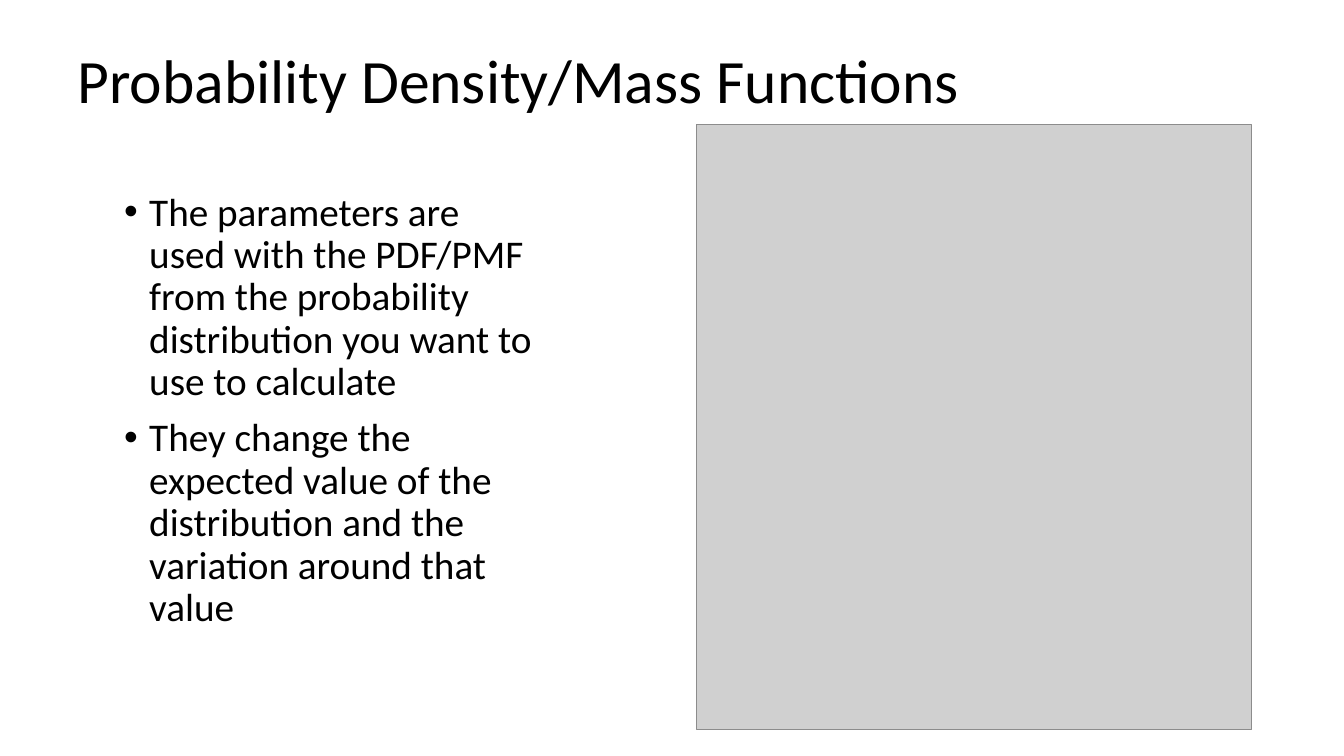
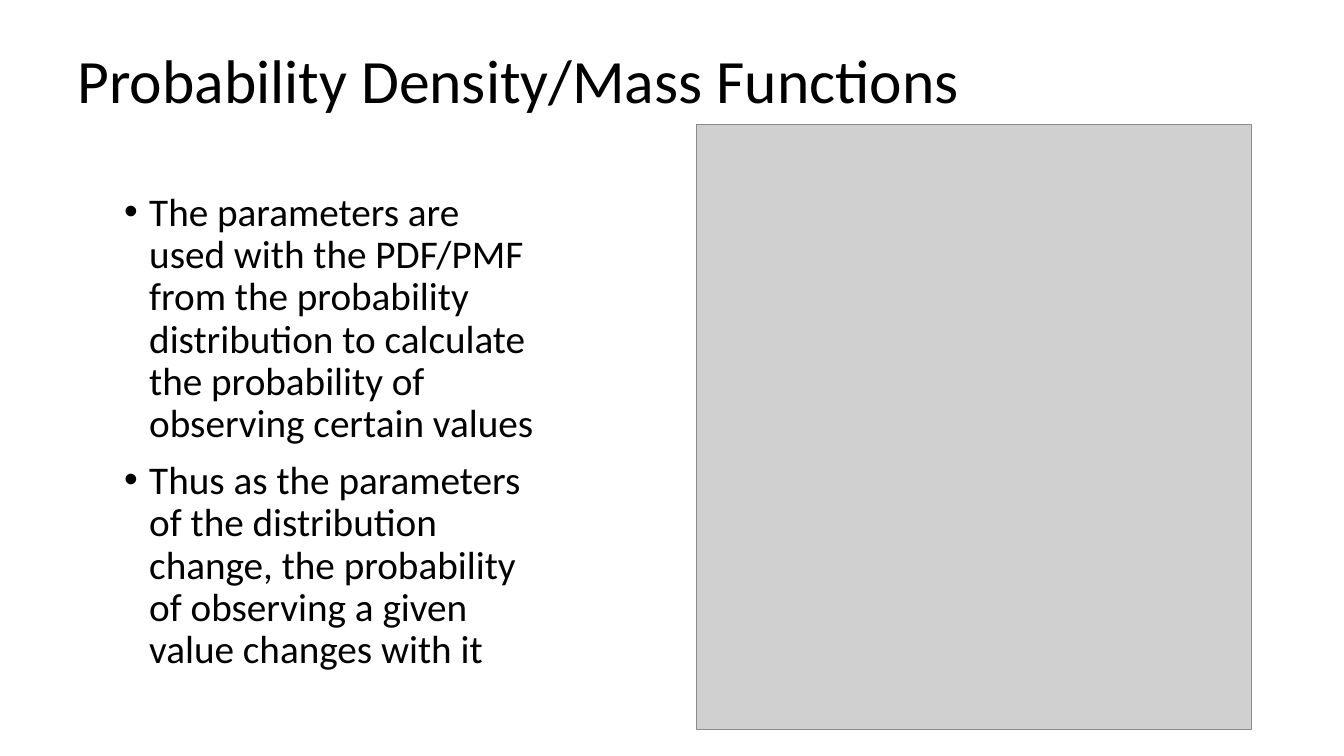
Before and after one commit to evanmadams/NAOC2020-Count-Data-Workshop, a slide deck: slide 13 of lessons/An Introduction to probability distributions.pptx. Drawn at 1344x756 pixels with LibreOffice and Linux fonts; fonts in the diff are those of the drawing; grey boxes stand for pictures. Boxes give left, top, right and bottom in pixels: in the first picture for what was removed or moved away, otherwise in the second. Text is boxed around its words. In the diff, an @@ line names an element or a change of style, - is before the commit and + after.

```diff
--- a/lessons/An Introduction to probability distributions.pptx
+++ b/lessons/An Introduction to probability distributions.pptx
@@ text at [149, 198, 533, 670]: text changed @@
-• The parameters are used with the PDF/PMF from the probability distribution you want to use to calculate
-• They change the expected value of the distribution and the variation around that value
+• The parameters are used with the PDF/PMF from the probability distribution to calculate the probability of observing certain values
+• Thus as the parameters of the distribution change, the probability of observing a given value changes with it
```
Also in this commit, not shown: 9 other slides changed, 2 other files.
